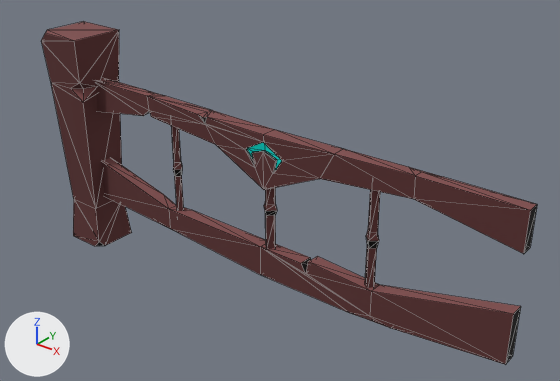
The glTF model assets/05_Fantasy_Pack/FenceWoodLarge_01/FenceWoodLarge_01.glb as it was, and as the next commit left it.
Before and after are seen from a camera (50 mm lens) standing at (3.18, -2.28, 2.05) and looking at (1.27, 0.11, 0.57). The axes (+X, +Y, +Z) are drawn at lower left. The lights are the same throughout. Mesh edges are drawn as thin lines. Objects named as collision shapes, trigger or cutter boxes, shadow casters or lower levels of detail are left out. Vertices at the same position are counted once.

Names of what the first picture shows: 'FenceWoodLarge_01'.
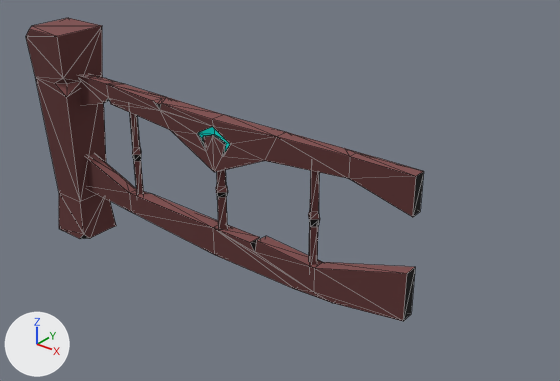
Patch to the scene script:
```diff
--- a/assets/05_Fantasy_Pack/FenceWoodLarge_01/FenceWoodLarge_01.glb.py
+++ b/assets/05_Fantasy_Pack/FenceWoodLarge_01/FenceWoodLarge_01.glb.py
@@ me_cube_232 @@
 # used by ob_fencewoodlarge_01; location = (0.0, 0.0, 0.0)
-me_cube_232.from_pydata(...)  # 198 vertices, 372 faces; spans x 0.0..2.42, y -0.13..0.13, z 0.0..1.11
+me_cube_232.from_pydata(...)  # 198 vertices, 372 faces; spans x -0.13..2.0, y -0.13..0.13, z 0.0..1.11
+# me_cube_232 part 1: the loose piece of 27 vertices spanning x 0.0..0.26, y -0.13..0.13, z 0.0..1.11 is moved by (-0.13, 0.0, 0.0)
+# me_cube_232 part 2: the loose piece of 20 vertices spanning x 0.72..0.78, y -0.03..0.03, z 0.3..0.83 is moved by (-0.28, 0.0, 0.0)
+# me_cube_232 part 3: 151 of 198 vertices moved; they spanned x 0.13..2.42, y -0.04..0.04, z 0.2..0.89 and now span x 0.01..2.0, y -0.04..0.04, z 0.2..0.89; mean shift (-0.28, 0.0, 0.0); largest move (2.42, 0.03, 0.49) -> (2.0, 0.03, 0.49)
 me_cube_232.materials.append(mat_fantasypack_mat)
```

Boxes (x1, y1, x2, y2) around the edits, measured in the pictures (560 x 381 px; the box of a moved part takes in the faces that stretch with it):
'FenceWoodLarge_01', reshaped (20% narrower, 11% shorter)
    before: (41, 22, 537, 364)
    after: (26, 18, 424, 321)
part 1 of me_cube_232, moved or reshaped
    before: (41, 22, 132, 246)
    after: (26, 18, 116, 239)
part 2 of me_cube_232, moved or reshaped
    before: (171, 126, 184, 211)
    after: (130, 113, 144, 195)
part 3 of me_cube_232, moved or reshaped
    before: (96, 78, 537, 364)
    after: (79, 73, 424, 321)
